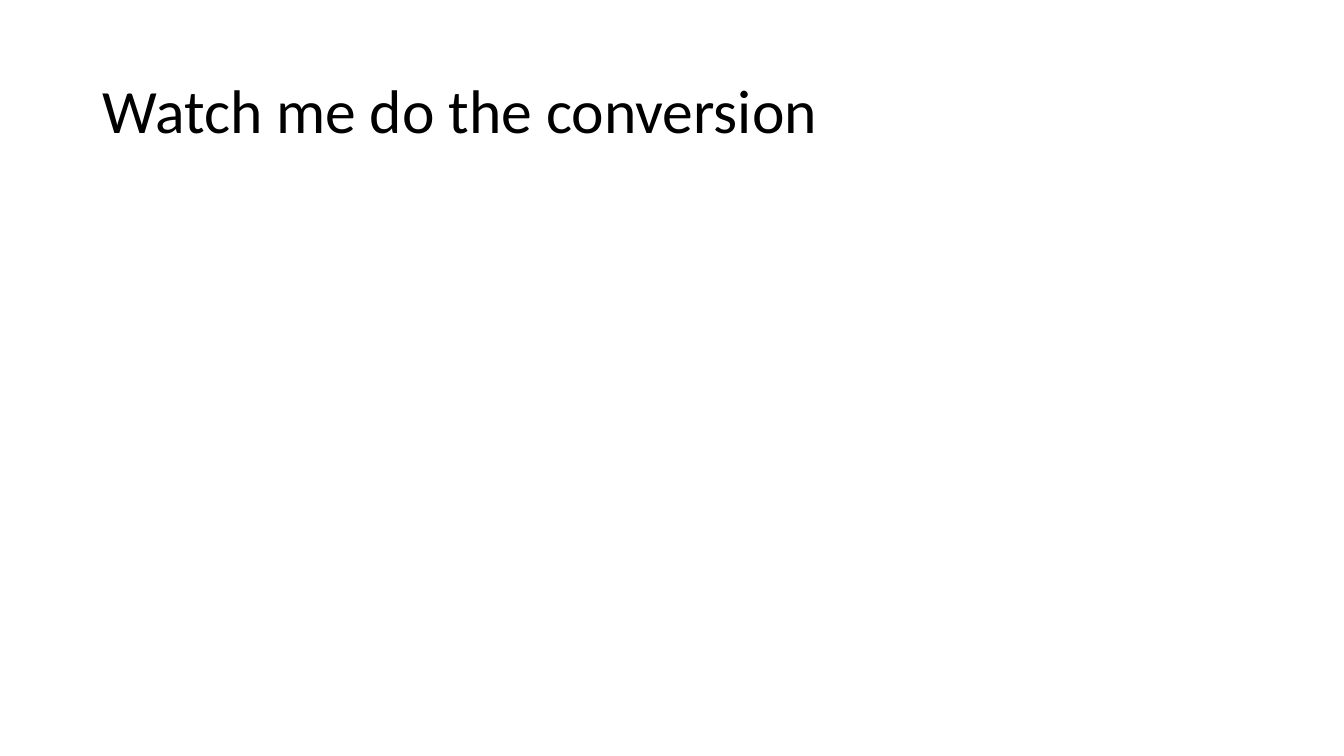
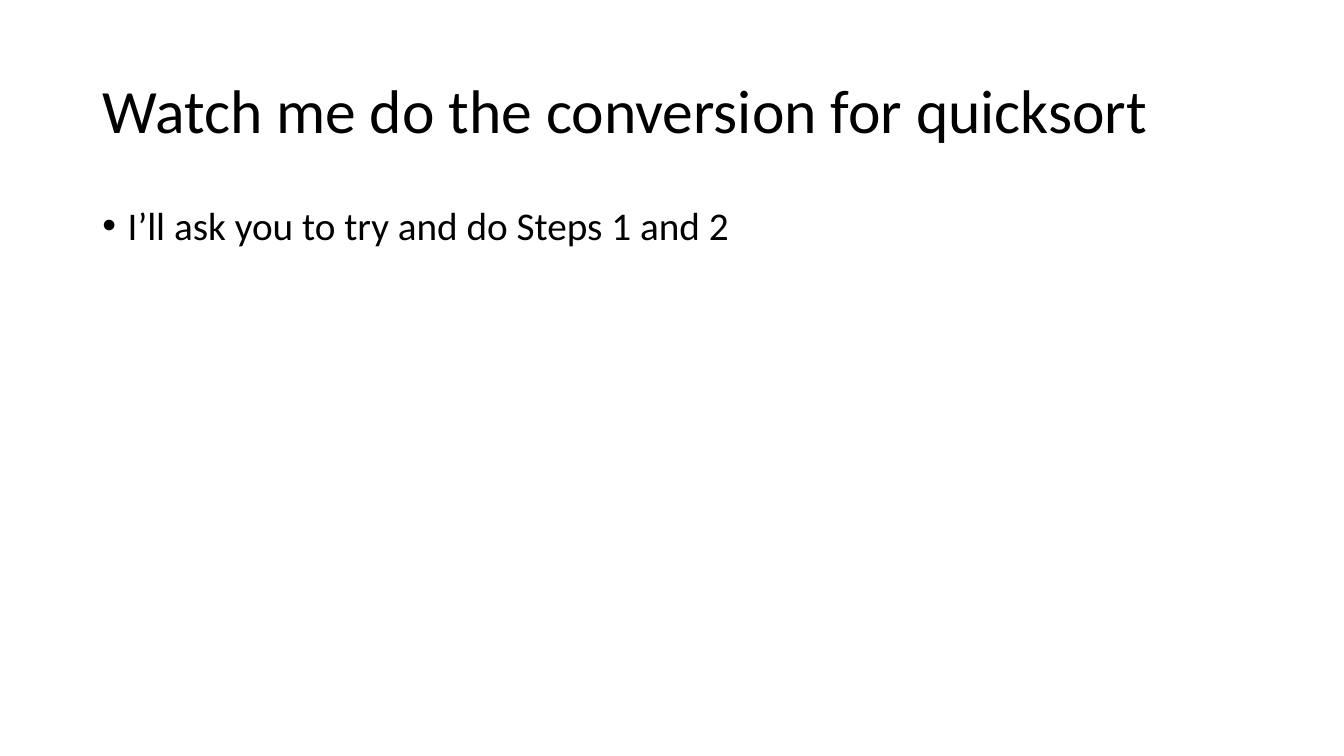
Before and after one commit to RHIT-CSSE/csse304, a slide deck: slide 7 of ClassMaterials/CPS/CPS intro.pptx (slide 8 before the commit). Drawn at 1344x756 pixels with LibreOffice and Linux fonts; fonts in the diff are those of the drawing. Boxes give left, top, right and bottom in pixels: in the first picture for what was removed or moved away, otherwise in the second. Text is boxed around its words. In the diff, an @@ line names an element or a change of style, - is before the commit and + after.

```diff
--- a/ClassMaterials/CPS/CPS intro.pptx
+++ b/ClassMaterials/CPS/CPS intro.pptx
@@ title at (x1=102, y1=90, x2=1147, y2=143): text changed @@
-Watch me do the conversion
+Watch me do the conversion for quicksort
@@ text added at (x1=128, y1=212, x2=729, y2=247), 28 pt, text #000000 @@
+• I’ll ask you to try and do Steps 1 and 2
```
Also in this commit, not shown: 1 other slide changed, 3 slides added, 4 slides removed, 4 other files.
